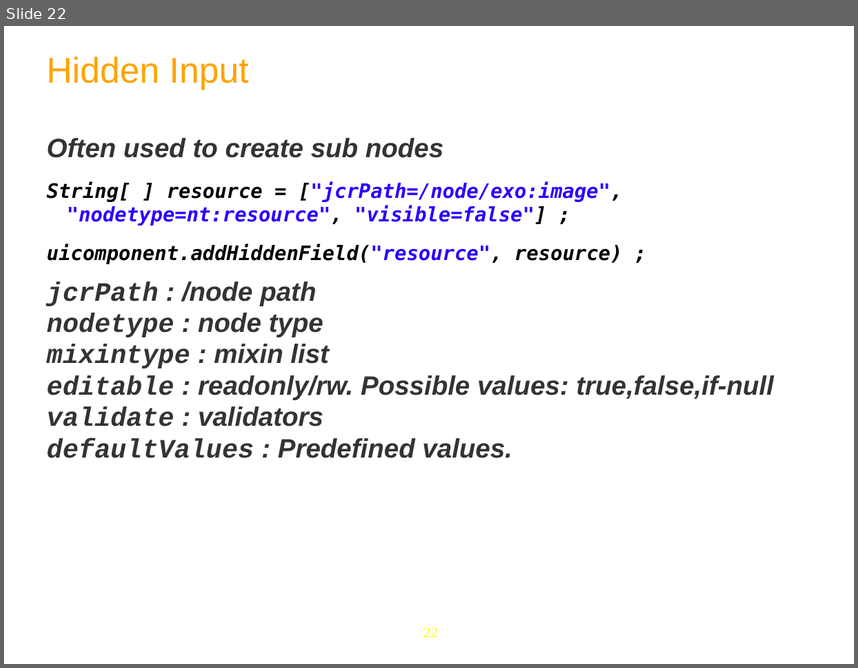
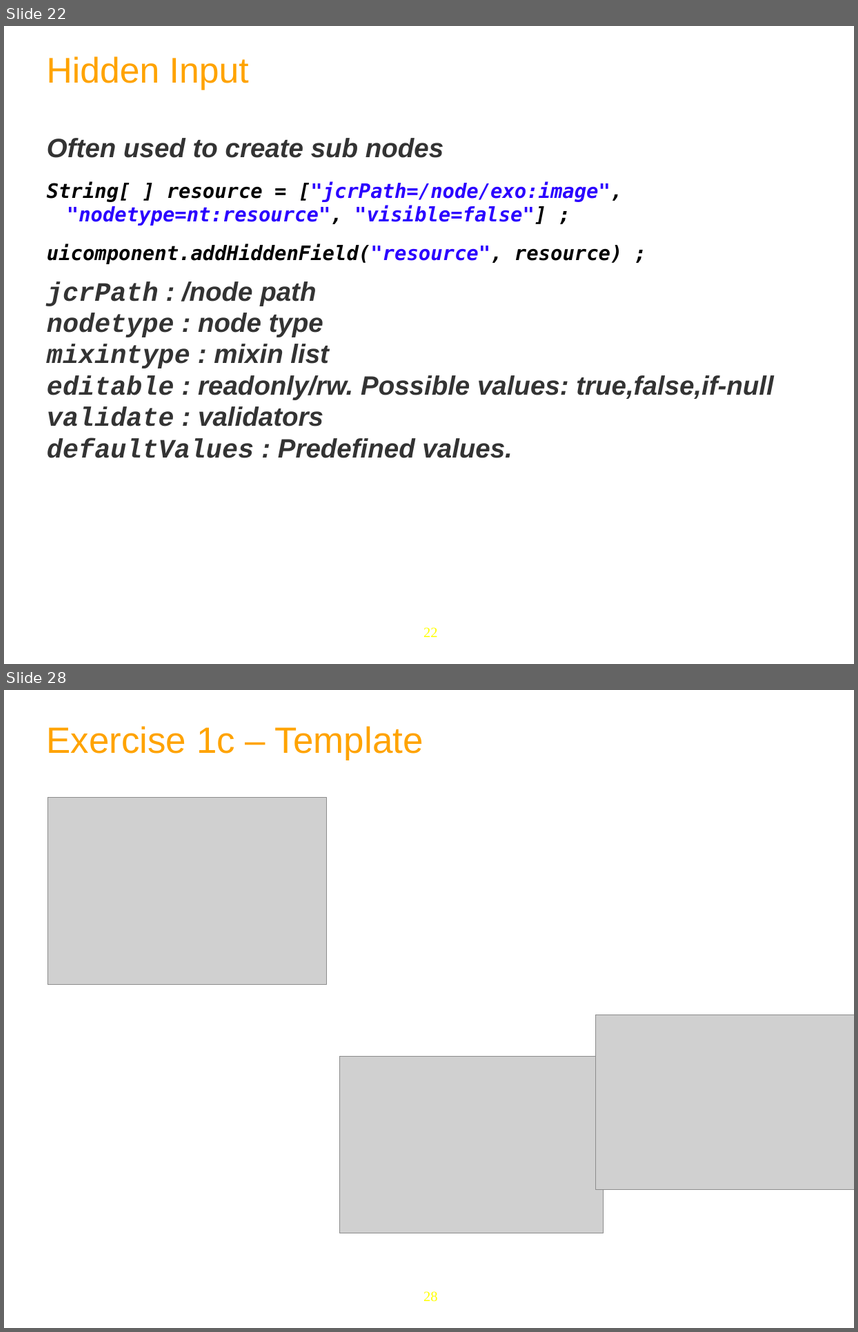
Before and after one commit to anhvurz90/training, a slide deck: exo-developer/460-dms/slides/460-DMS-XDev-en.ppt. Shown one above the other, each under a label of ours: slide 22 before the commit, slides 22 and 28 after it; the slides between them are not shown. The pictures are 858x668 and 858x1332 pixels, drawn with LibreOffice and Linux fonts; fonts in the diff are those of the drawing; grey boxes stand for pictures; background and template pictures are left out. Boxes give left, top, right and bottom in pixels: in the first picture for what was removed or moved away, otherwise in the second. Text is boxed around its words. In the diff, an @@ line names an element or a change of style, - is before the commit and + after.

Commit message:
Exercises for DMS for developers

```diff
--- a/exo-developer/460-dms/slides/460-DMS-XDev-en.ppt
+++ b/exo-developer/460-dms/slides/460-DMS-XDev-en.ppt
@@ slide 28 added at [4,690,854,1328], background #FFFFFF; not listed: 1 template element that a slide beside it also shows @@
@@ text added at [46,726,424,760], 44 pt, text #FFA300 @@
+Exercise 1c – Template
@@ picture added at [48,797,327,985] @@
@@ picture added at [596,1014,854,1189] @@
@@ picture added at [339,1056,603,1233] @@
```
Also in this commit, not shown: 24 slides changed, 3 other slides added, 1 slide removed, 10 other files.
